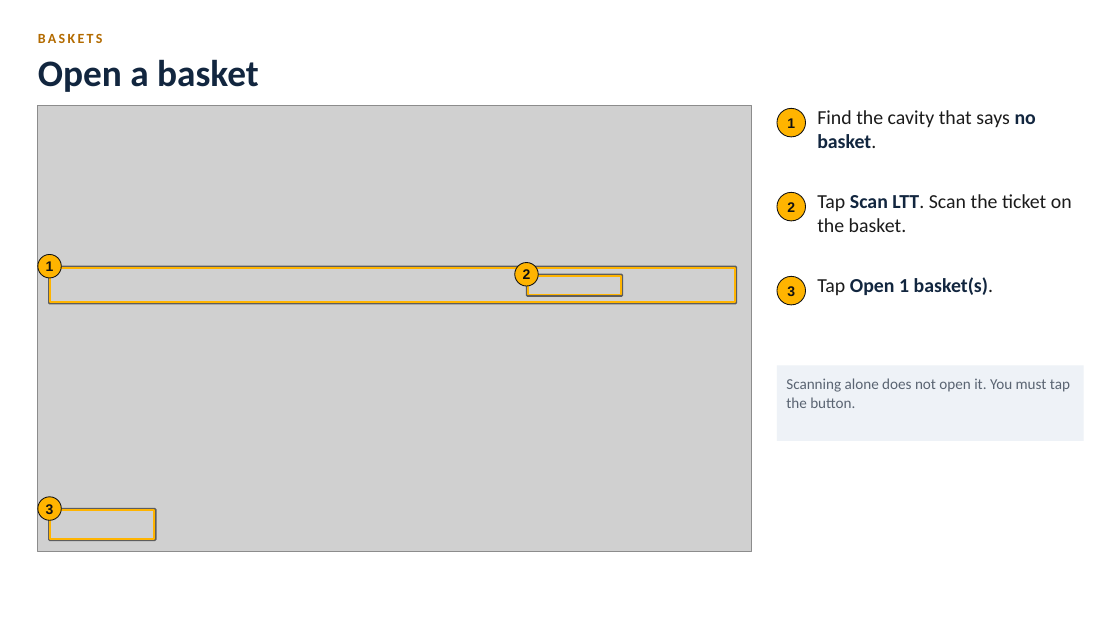
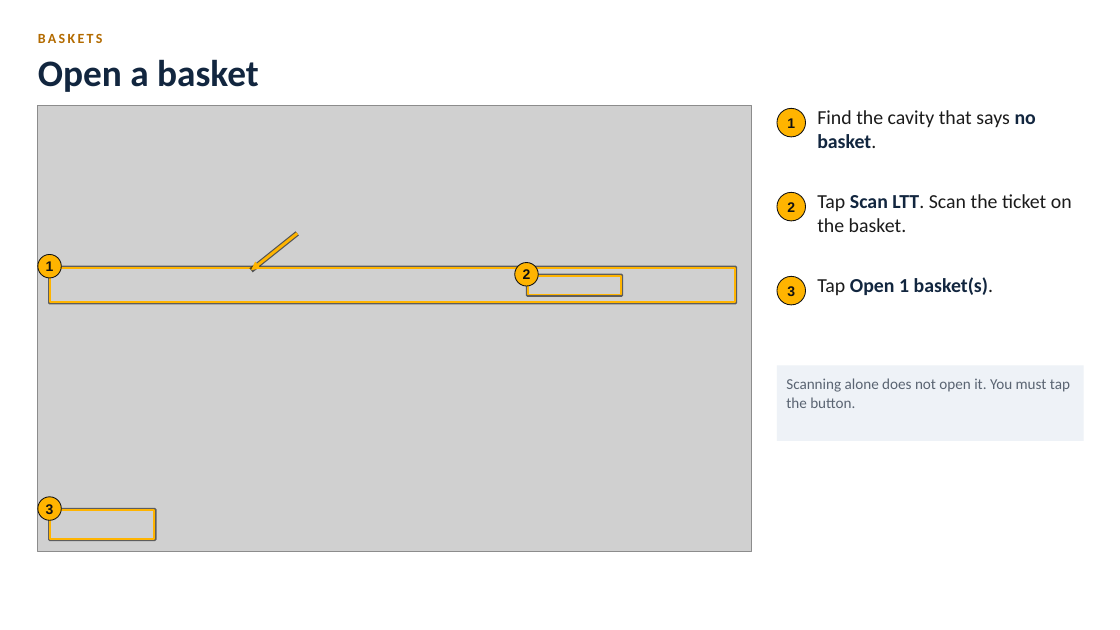
Before and after one commit to BR-Customers/MPP, a slide deck: slide 8 of docs/training/diecast/MPP_DieCast_Training.pptx. Drawn at 1120x630 pixels with LibreOffice and Linux fonts; fonts in the diff are those of the drawing; grey boxes stand for pictures. Boxes give left, top, right and bottom in pixels: in the first picture for what was removed or moved away, otherwise in the second. Text is boxed around its words. In the diff, an @@ line names an element or a change of style, - is before the commit and + after.

```diff
--- a/docs/training/diecast/MPP_DieCast_Training.pptx
+++ b/docs/training/diecast/MPP_DieCast_Training.pptx
@@ line added from (297, 234) to (251, 271), #000000 4.5 pt @@
@@ arrow added from (297, 234) to (251, 271), #FFB400 2.5 pt @@
```
Also in this commit, not shown: 6 other slides changed, 7 other files.
